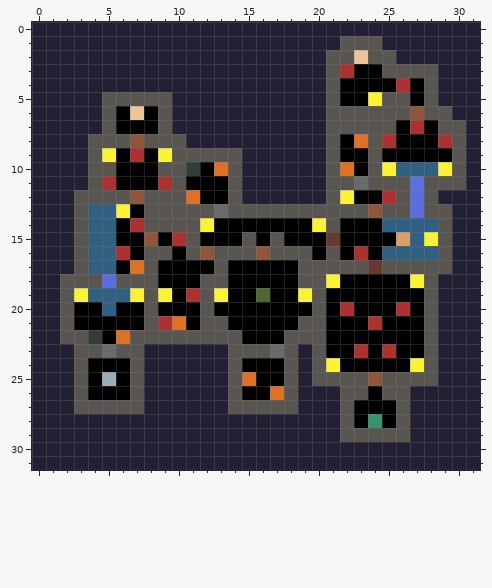
A pixel-art sprite gets an edit: maps/test1.png. That is the earlier state.
The file is 32x32 pixels.
And afterwards:
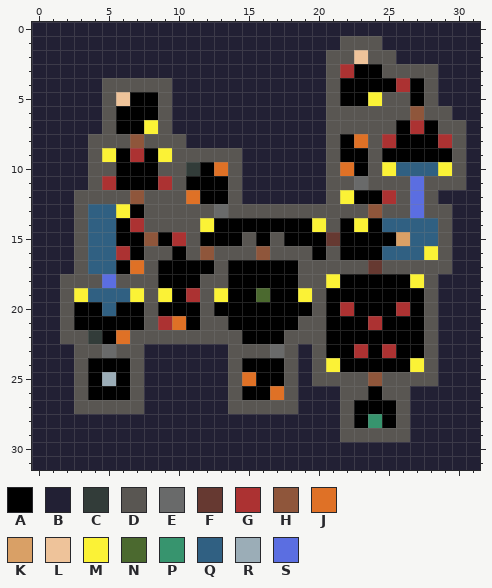
Palette (. is transparent): A #000000  B #222034  C #323c39  D #595652  E #696a6a  F #663931  G #ac3232  H #8f563b  J #df7126  K #d9a066  L #eec39a  M #fbf236  N #4b692f  P #37946e  Q #306082  R #9badb7  S #5b6ee1
Edits made:
@@ x 3..11 @@
  3 BBBBBBBBB
- 4 BBBBBBBBB
- 5 BBDDDDDBB
- 6 BBDALADBB
- 7 BBDAAADBB
+ 4 BBDDDDDBB
+ 5 BBDLAADBB
+ 6 BBDAAADBB
+ 7 BBDAAMDBB
  8 BDDDHDDDB
@@ x 21..30 @@
 13 DDDHDDSDDB
-14 DAAAQQQQDB
-15 FAAAAKQMDB
-16 DAGAQQQQDB
+14 DAMAQQQQDB
+15 FAAAAKQQDB
+16 DAAAQQQMDB
 17 DDDFDDDDDB
Where, in picture pixels (left, top, right, bottom), the same in both pictures:
changed: (102, 78, 172, 134)
changed: (354, 218, 368, 260)
changed: (424, 232, 438, 260)
